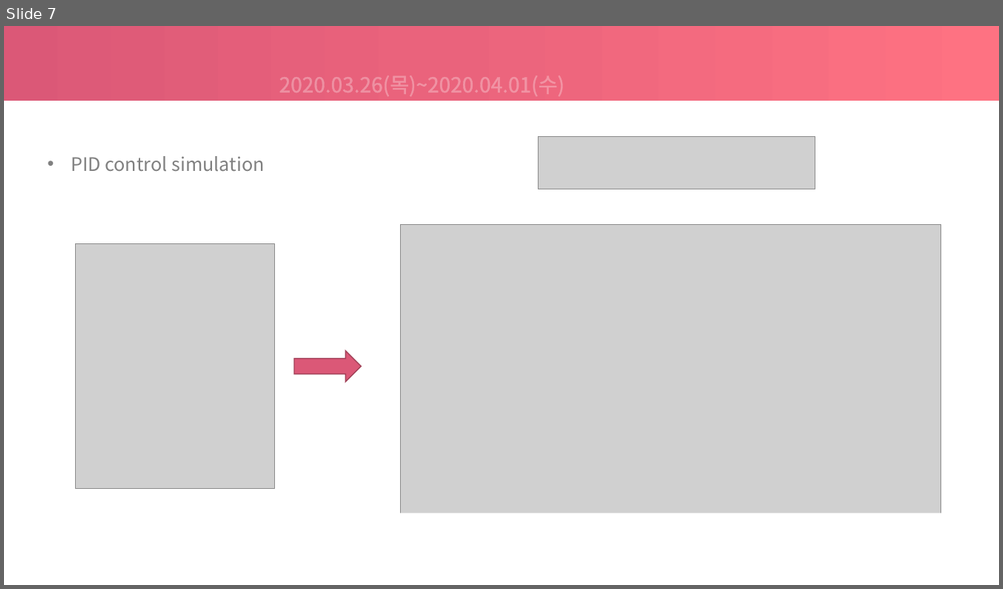
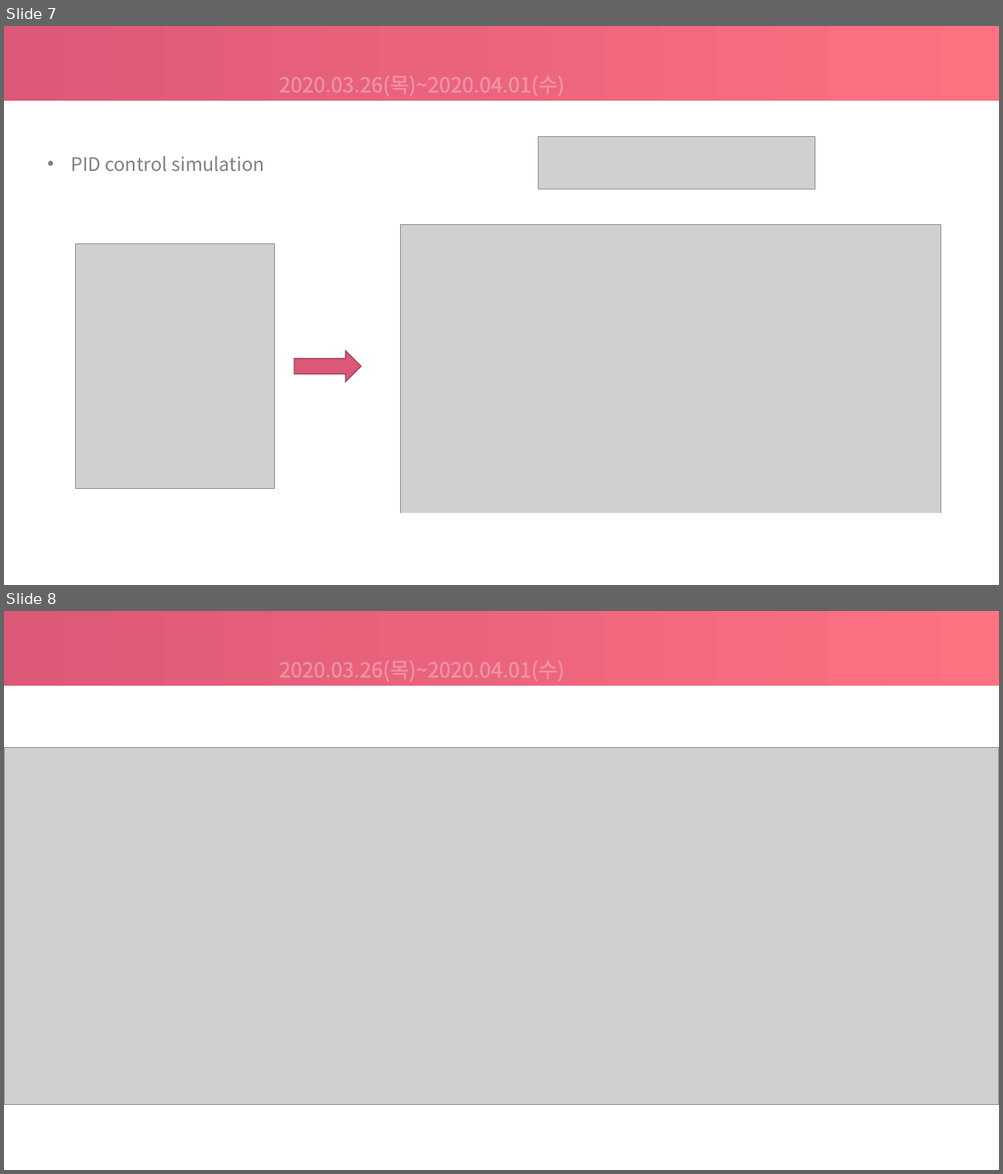
Before and after one commit to choeunyoung0208/silverzerowaterkite, a slide deck: 200402/2020.04.02.pptx. Shown one above the other, each under a label of ours: slide 7 before the commit, slides 7 and 8 after it. The pictures are 1003x589 and 1003x1174 pixels, drawn with LibreOffice and Linux fonts; fonts in the diff are those of the drawing; grey boxes stand for pictures. Boxes give left, top, right and bottom in pixels: in the first picture for what was removed or moved away, otherwise in the second. Text is boxed around its words. In the diff, an @@ line names an element or a change of style, - is before the commit and + after.

```diff
--- a/200402/2020.04.02.pptx
+++ b/200402/2020.04.02.pptx
@@ slide 8 added at [4, 611, 999, 1170], background #FFFFFF @@
@@ rectangle added at [4, 611, 999, 686], fill gradient #DB5877 to #EA637C to #FE7282 @@
@@ text added at [279, 661, 564, 681], 20 pt, text #FFFFFF @@
+2020.03.26(목)~2020.04.01(수)
@@ picture added at [4, 748, 999, 1105] @@
```
Also in this commit, not shown: 1 slide changed.
